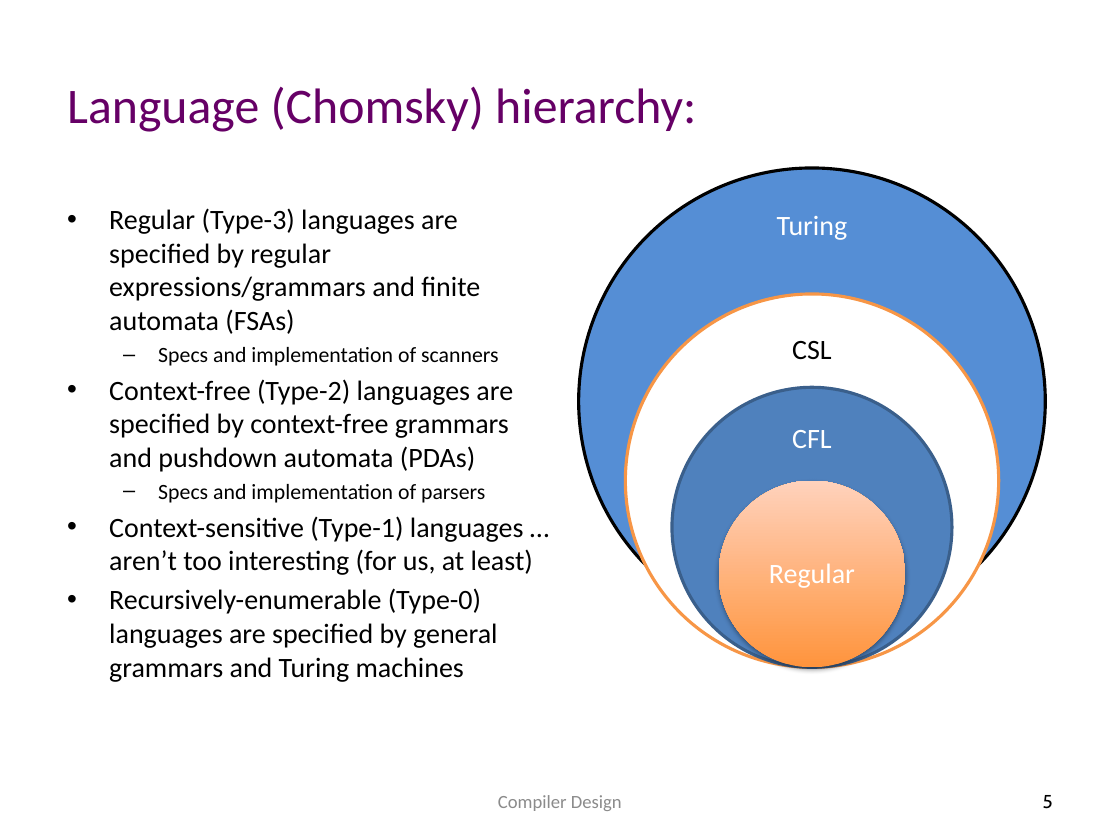
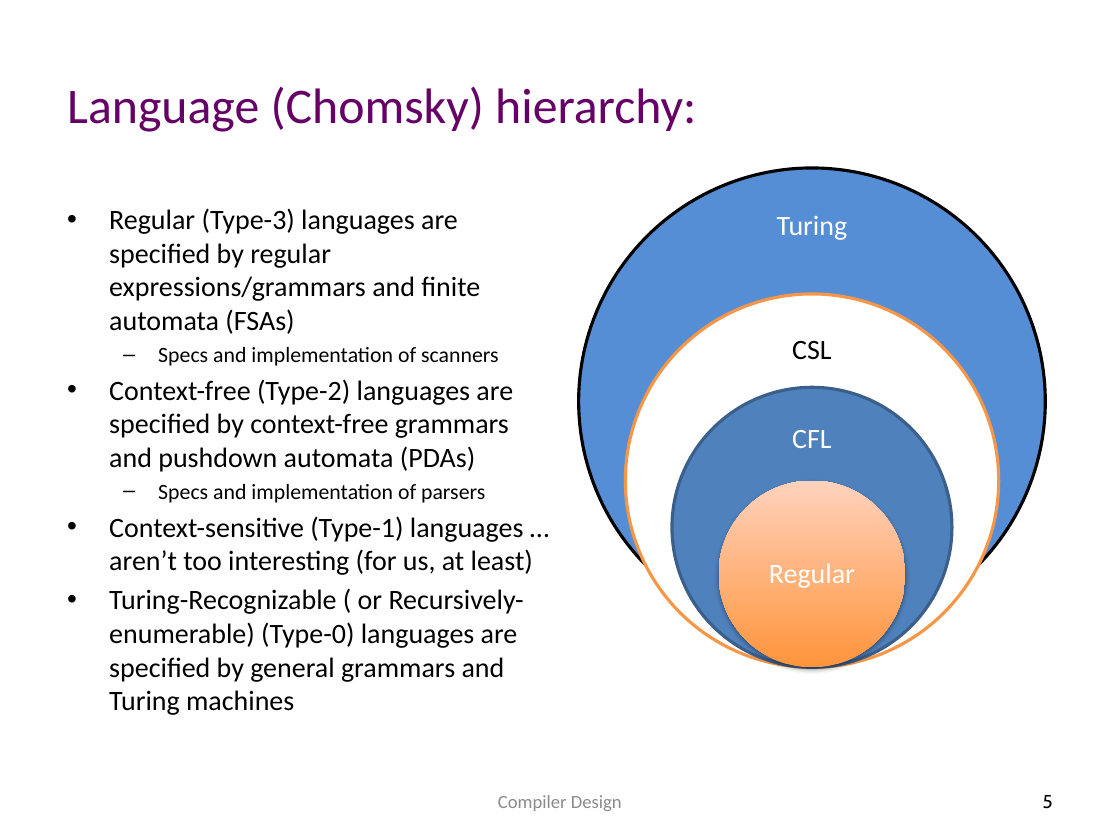
Before and after one commit to atu-se/atu.innomadic.com, a slide deck: slide 5 of courses/compilers/lectures/B-regexp.pptx. Drawn at 1120x840 pixels with LibreOffice and Linux fonts; fonts in the diff are those of the drawing. Boxes give left, top, right and bottom in pixels: in the first picture for what was removed or moved away, otherwise in the second. Text is boxed around its words. In the diff, an @@ line names an element or a change of style, - is before the commit and + after.

```diff
--- a/courses/compilers/lectures/B-regexp.pptx
+++ b/courses/compilers/lectures/B-regexp.pptx
@@ text at [109,589,524,715]: text changed @@
-• Recursively-enumerable (Type-0) languages are specified by general grammars and Turing machines
+• Turing-Recognizable ( or Recursively-enumerable) (Type-0) languages are specified by general grammars and Turing machines
```
Also in this commit, not shown: 2 other slides changed, 2 other files.
